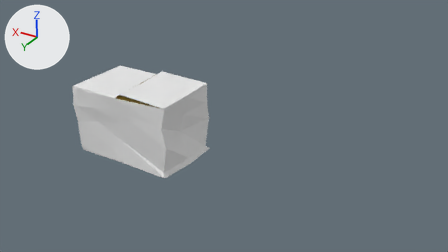
A saved change to the Blender file sources/Assets/models/boite2.blend.
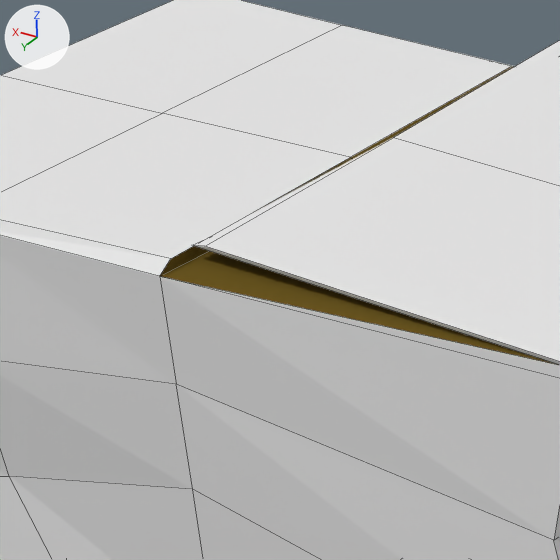
Each version appears first from the file's camera 'Camera', and next in a close-up on the part from 22% to 36% of the width and 26% to 52% of the height. Lighting does not change. The marker at upper left points along +X, +Y and +Z. The close-ups show mesh edges as thin lines.

Objects in the first close-up: 'caisse2'.
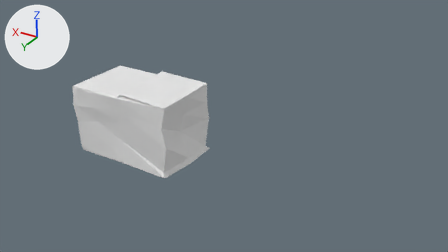
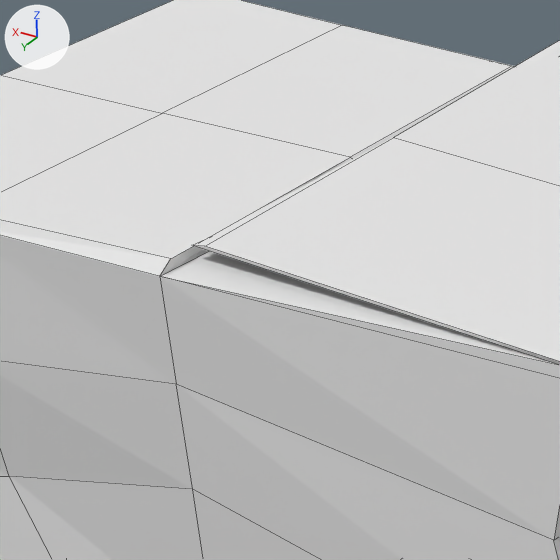
Changed parts and their boxes (x1, y1, x2, y2) in the close-ups (560 x 560 px):
```json
{"part": 1, "of": "me_cube", "change": "recoloured", "before": [160, 66, 558, 365], "after": [160, 66, 558, 365], "on screen": "brown to white"}
```

Scene script edits in JSON lines:
```json
{"block": "me_cube", "where": "me_cube.from_pydata(...)  # 74 vertices, 72 faces; spans x -1.23..1.31, y -0.89..0.78, z 0.0..1.55"}
{"block": "me_cube", "where": "# used by ob_caisse2; location = (0.0, 0.0, 0.0)"}
{"block": "me_cube", "change": "me_cube part 1: all 6 faces that had it switch from mat_material_001 (brown #6b5722) to mat_material (its picture is missing)"}
```
